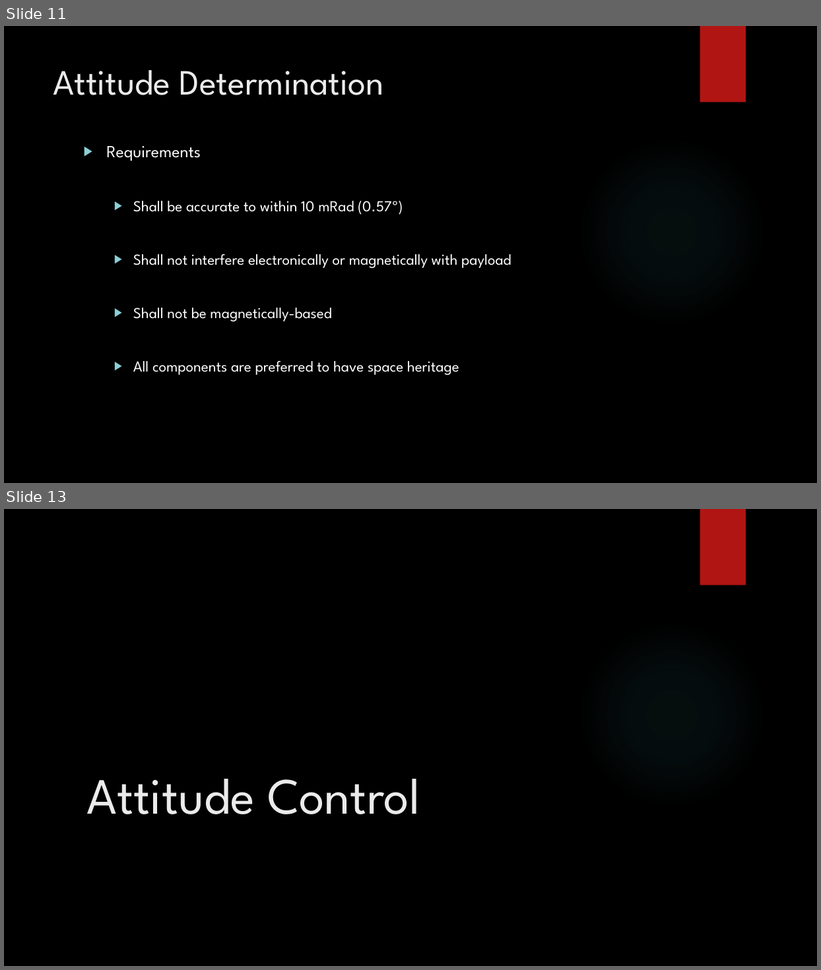
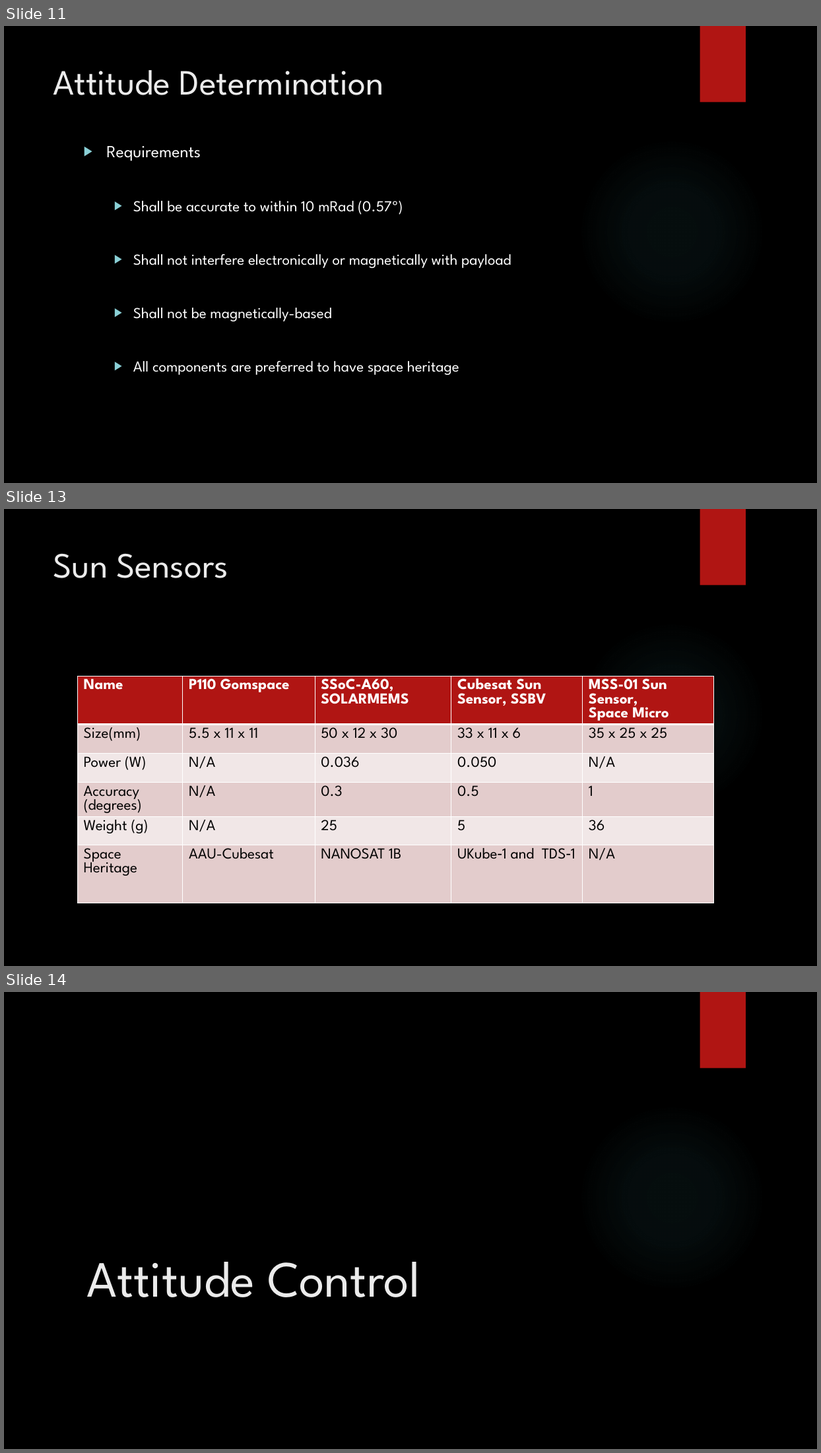
Before and after one commit to HASP-UMN/CubeSat, a slide deck: Presentations/PDR_Presentation.pptx. Shown one above the other, each under a label of ours: slides 11 and 13 before the commit, slides 11, 13 and 14 after it; the slides between them are not shown. The pictures are 821x970 and 821x1453 pixels, drawn with LibreOffice and Linux fonts; fonts in the diff are those of the drawing; background and template pictures are left out. Boxes give left, top, right and bottom in pixels: in the first picture for what was removed or moved away, otherwise in the second. Text is boxed around its words. In the diff, an @@ line names an element or a change of style, - is before the commit and + after.

```diff
--- a/Presentations/PDR_Presentation.pptx
+++ b/Presentations/PDR_Presentation.pptx
@@ slide 13 added at (x1=4, y1=509, x2=817, y2=966), background picture (left out); not listed: 2 template elements that a slide beside it also shows @@
@@ title added at (x1=54, y1=553, x2=228, y2=578), 42 pt, text #EBEBEB @@
+Sun Sensors
@@ table added at (x1=78, y1=676, x2=715, y2=924), 6 rows, 5 columns @@
+Name | P110 Gomspace | SSoC-A60, SOLARMEMS | Cubesat Sun Sensor, SSBV | MSS-01 Sun Sensor, / Space Micro
+Size(mm) | 5.5 x 11 x 11 | 50 x 12 x 30 | 33 x 11 x 6 | 35 x 25 x 25
+Power (W) | N/A | 0.036 | 0.050 | N/A
+Accuracy (degrees) | N/A | 0.3 | 0.5 | 1
+Weight (g) | N/A | 25 | 5 | 36
+Space Heritage | AAU-Cubesat | NANOSAT 1B | UKube‐1 and TDS‐1 | N/A
@@ what was slide 13 is now slide 14 @@
```
Also in this commit, not shown: 2 slides changed.
